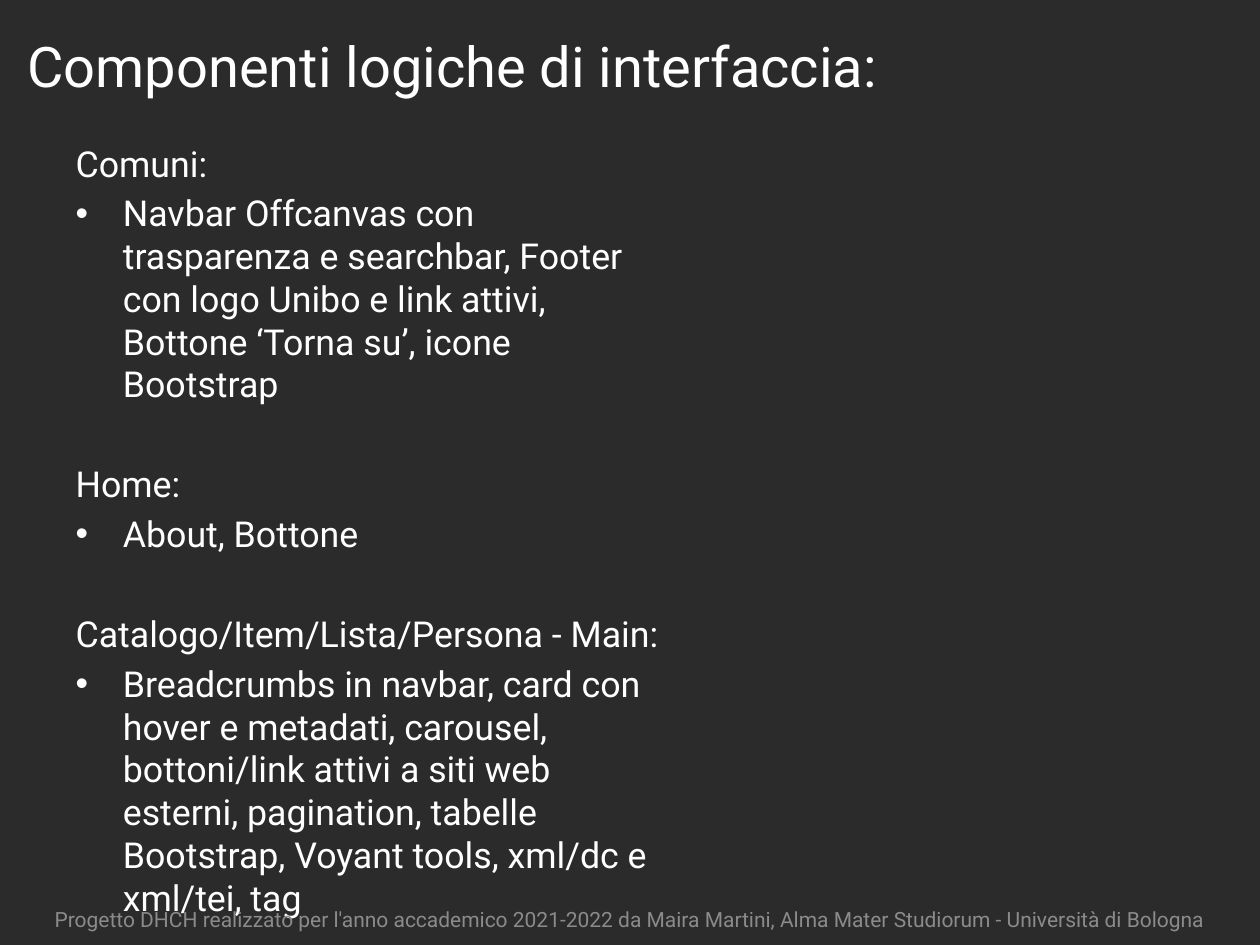
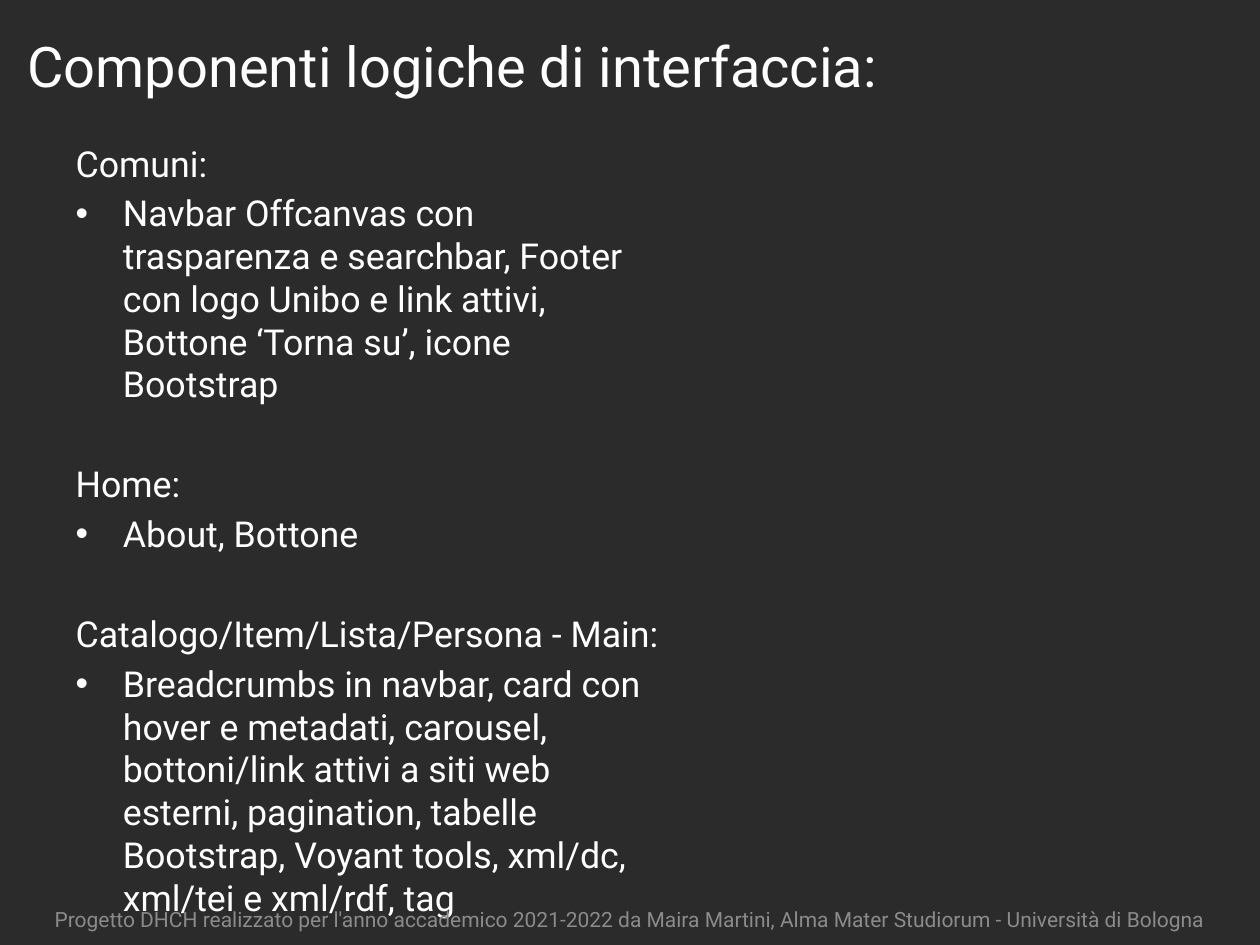
Before and after one commit to mairamart/esame-dhch, a slide deck: slide 2 of Il Mago Sabbiolino.pptx. Drawn at 1260x945 pixels with LibreOffice and Linux fonts; fonts in the diff are those of the drawing; background and template pictures are left out; a plain dark background stands for a picture behind light text. Boxes give left, top, right and bottom in pixels: in the first picture for what was removed or moved away, otherwise in the second. Text is boxed around its words. In the diff, an @@ line names an element or a change of style, - is before the commit and + after.

```diff
--- a/Il Mago Sabbiolino.pptx
+++ b/Il Mago Sabbiolino.pptx
@@ text at (123,670,641,920): text changed @@
-• Breadcrumbs in navbar, card con hover e metadati, carousel, bottoni/link attivi a siti web esterni, pagination, tabelle Bootstrap, Voyant tools, xml/dc e xml/tei, tag
+• Breadcrumbs in navbar, card con hover e metadati, carousel, bottoni/link attivi a siti web esterni, pagination, tabelle Bootstrap, Voyant tools, xml/dc, xml/tei e xml/rdf, tag
```
Also in this commit, not shown: 1 other slide changed.
